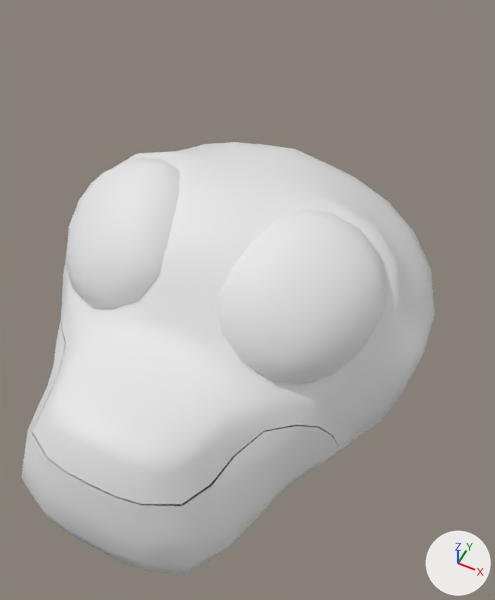
A saved change to the Blender file Crocodile/Crocodile.blend.
Before and after are seen from a 50 mm camera at (1.25, -2.37, 3.16) aimed at (-0.04, 0.22, -0.07). Every picture has the same lights, and +X, +Y and +Z are marked at lower right. The first picture is the older version.

The first picture shows 'crocodile.004'.
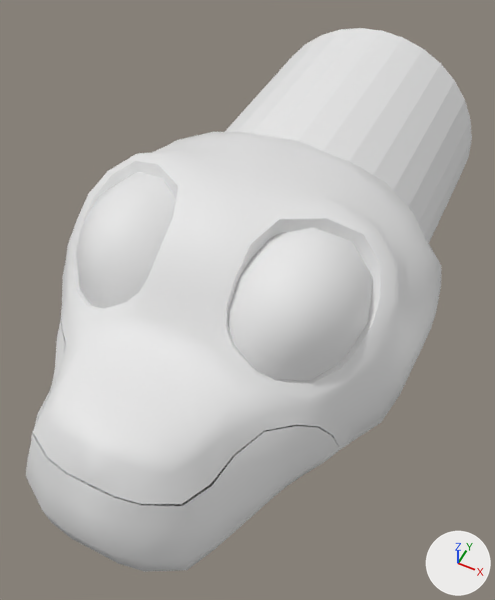
Location of each change, (x1, y1, x2, y2) in pixels of the pictures (495 x 600 px):
'crocodile.004', reshaped, modifiers changed: before (22, 142, 434, 575); after (26, 132, 441, 572)
'Cylinder', added: after (225, 28, 472, 243)
part 1 of me_mesh_002, deleted: before (66, 158, 180, 309)
part 2 of me_mesh_002, deleted: before (217, 209, 388, 385)
part 3 of me_mesh_002, reshaped: before (22, 142, 434, 575); after (26, 132, 441, 572)

The change, as a list of edits to the scene's bpy script:
```text
Change me_mesh_002:
    used by ob_crocodile_004; location = (0.0, 0.0, 0.0)
    remove me_mesh_002.from_pydata(...)  # 992 vertices, 964 faces; spans x -1.09..1.09, y -1.53..1.08, z -0.51..0.99
    add me_mesh_002.from_pydata(...)  # 477 vertices, 434 faces; spans x -1.08..0.0, y -1.54..1.08, z -0.51..0.97
    me_mesh_002 part 1: the loose piece of 57 vertices spanning x -0.87..-0.08, y -0.66..0.16, z 0.43..0.99 is deleted
    me_mesh_002 part 2: the loose piece of 57 vertices spanning x 0.08..0.87, y -0.66..0.16, z 0.43..0.99 is deleted
    me_mesh_002 part 3: 66 vertices moved from x -1.09..-0.13, y -1.53..0.97, z -0.28..0.81 to x -1.08..-0.13, y -1.54..1.0, z -0.28..0.83; 348 vertices removed from x 0.0..1.09, y -1.53..1.07, z -0.51..0.97; 8 vertices added at x 0.0, y -1.54..1.02, z -0.17..0.84
    other edits to the shape of me_mesh_002 do not show in these pictures
Add me_cylinder:
    me_cylinder.from_pydata(...)  # a 32-sided cylinder along z spanning x -1.0..1.0, y -1.0..1.0, z -1.0..1.0
Change ob_crocodile_004:
    add _m = ob_crocodile_004.modifiers.new('Mirror', 'MIRROR')
    add _m.use_clip = True
Add ob_cylinder:
    ob_cylinder = bpy.data.objects.new('Cylinder', me_cylinder)
    ob_cylinder.location = (0.0, 1.308, -0.069)
    ob_cylinder.rotation_euler = (1.571, 0.0, 0.0)  # degrees (90, 0, 0)
    ob_cylinder.scale = (0.83, 0.83, 1.0)
```
